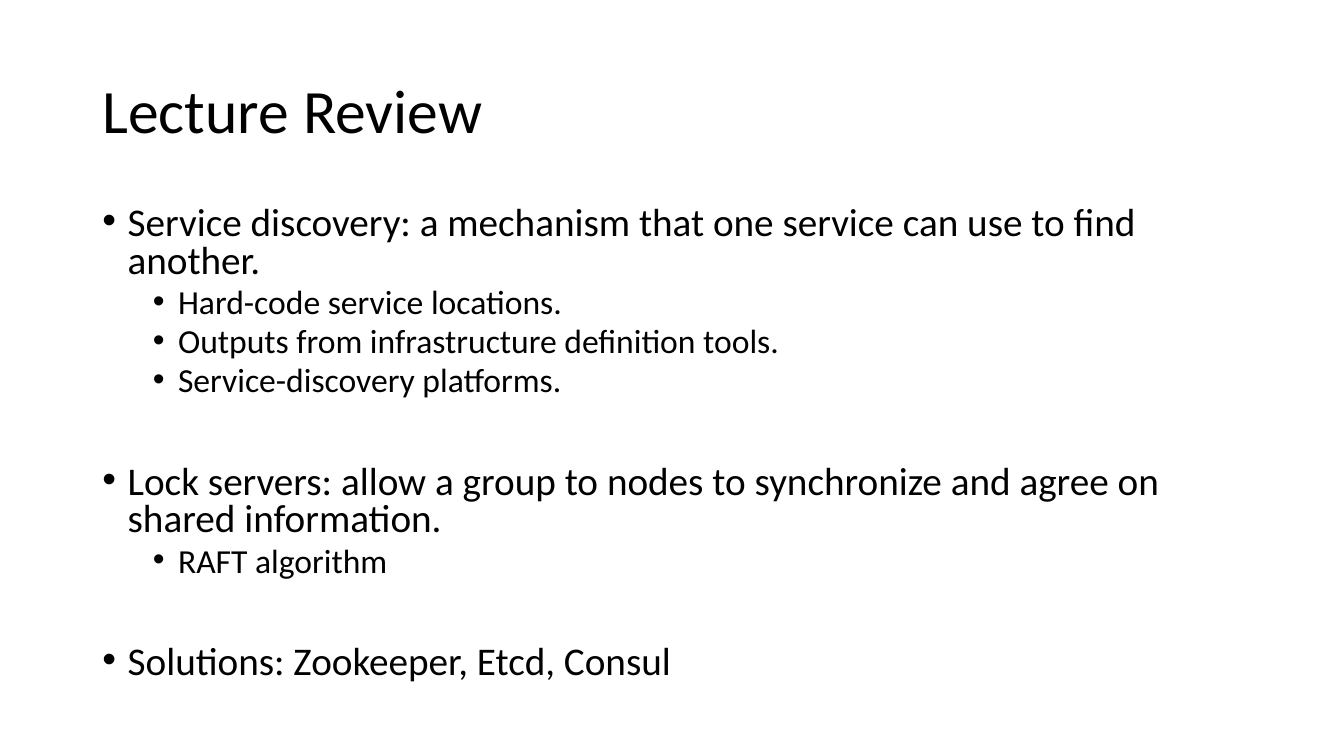
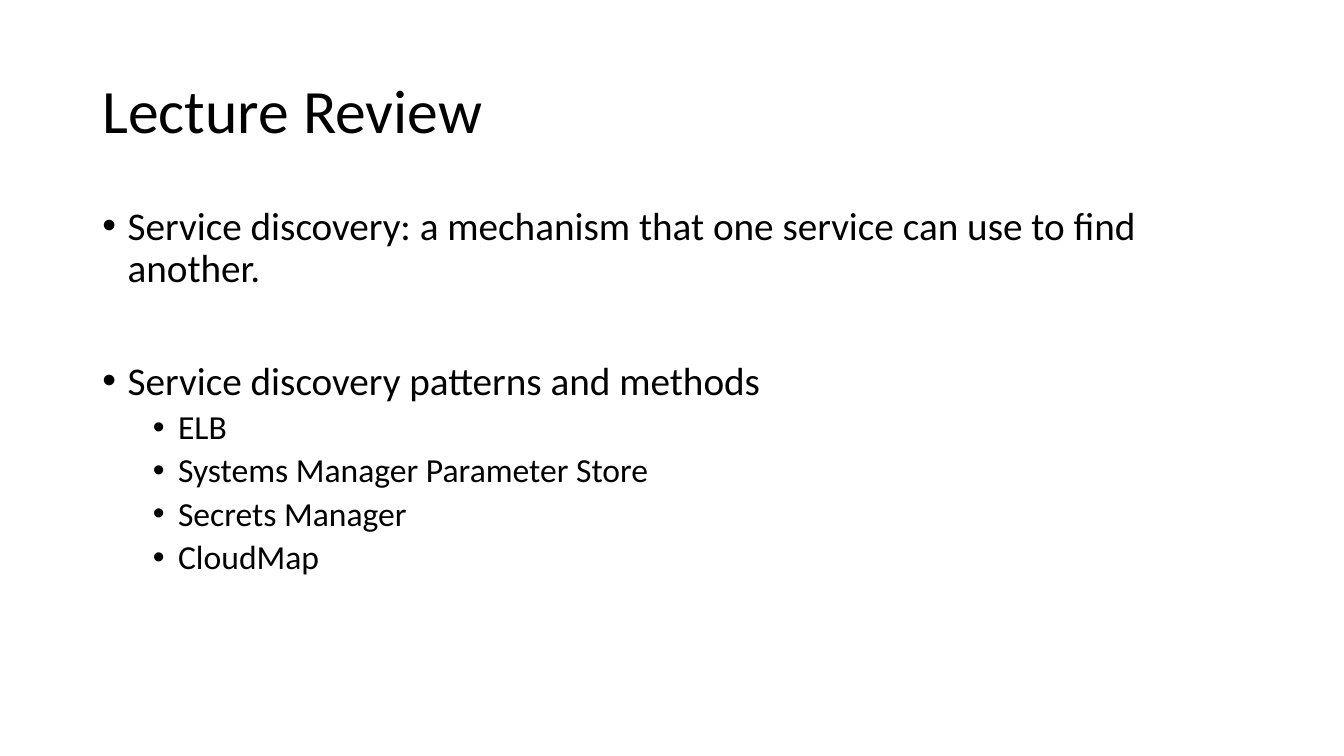
Before and after one commit to jasondbaker/infrastructure-class, a slide deck: slide 3 of review/lecture-review-week-13.pptx. Drawn at 1344x756 pixels with LibreOffice and Linux fonts; fonts in the diff are those of the drawing. Boxes give left, top, right and bottom in pixels: in the first picture for what was removed or moved away, otherwise in the second. Text is boxed around its words. In the diff, an @@ line names an element or a change of style, - is before the commit and + after.

Commit message:
update all lecture review presentations

```diff
--- a/review/lecture-review-week-13.pptx
+++ b/review/lecture-review-week-13.pptx
@@ text at box(128, 212, 1136, 283): line spacing 0.8 to 0.9 @@
@@ text at box(128, 367, 760, 575): text changed @@
-  • Hard-code service locations.
-  • Outputs from infrastructure definition tools.
-  • Service-discovery platforms.
-• Lock servers: allow a group to nodes to synchronize and agree on shared information.
-  • RAFT algorithm
-• Solutions: Zookeeper, Etcd, Consul
+• Service discovery patterns and methods
+  • ELB
+  • Systems Manager Parameter Store
+  • Secrets Manager
+  • CloudMap
```
Also in this commit, not shown: 2 other slides changed, 1 slide removed, 9 other files.
